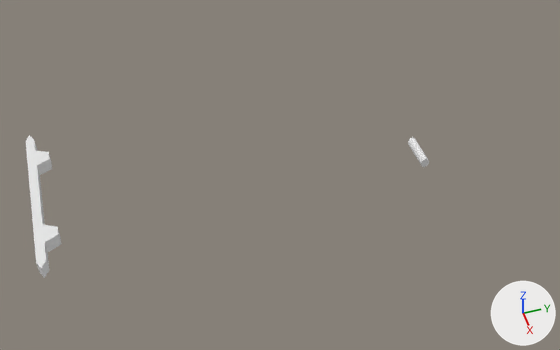
A saved change to the Blender file Models/Vehicles/Land/Willys/Willys.blend.
Both versions are drawn from a 50 mm camera at (22.9, -11.2, 20.0) aimed at (0.3, -4.6, -2.5). Arrows for +X, +Y and +Z are at lower right; the lights stay in place.

The scene before the commit, as lines of its bpy script (objects in view):
```python
me_cube_001 = bpy.data.meshes.new('Cube.001')
me_cube_001.from_pydata(...)  # 62 vertices, 60 faces; spans x -1.35..1.39, y -1.0..3.94, z -1.0..1.0
me_cylinder = bpy.data.meshes.new('Cylinder')
me_cylinder.from_pydata(...)  # a 32-sided cylinder along z spanning x -1.0..1.0, y -1.0..1.0, z -1.0..1.0
ob_cube = bpy.data.objects.new('Cube', me_cube_001)
ob_cube.location = (0.01, -14.31, -1.47)
ob_cube.scale = (2.72, 0.175, 0.275)
ob_cylinder = bpy.data.objects.new('Cylinder', me_cylinder)
ob_cylinder.parent = ob_jeepwillys
ob_cylinder.matrix_parent_inverse = Matrix(((1.0, 0.0, 0.0, -0.0469), (0.0, 1.0, 0.0, 0.0), (0.0, 0.0, 1.0, 0.0333), (0.0, 0.0, 0.0, 1.0)))
ob_cylinder.location = (0.967, 1.337, -2.115)
ob_cylinder.rotation_euler = (-0.0000365, -1.574, 0.0000363)  # degrees (0, -90, 0)
ob_cylinder.scale = (0.23, 0.174, 0.713)
```
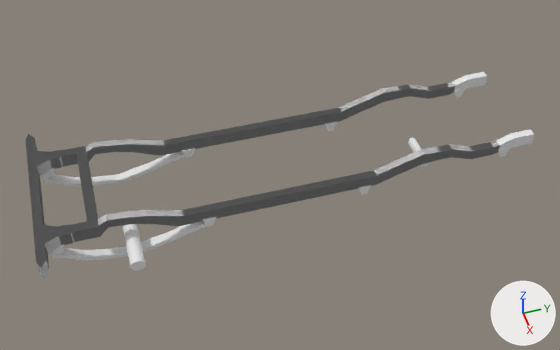
Changed parts and their boxes (x1, y1, x2, y2) in the pictures (560 x 350 px):
'Frame', added: after (25, 72, 534, 278)
'Cube', deleted: before (26, 135, 61, 278)
'Cylinder.001', added: after (123, 224, 146, 271)

The change in detail:
Mesh me_cube_001_1 is new.
It has 1208 vertices, 1164 faces and spans x -1.4..1.4, y -1.0..115.1, z -6.3..1.8.
Object 'Cube' (ob_cube) is deleted.
Object 'Frame' (ob_frame) is new; it shows me_cube_001_1.
Its parent is ob_jeepwillys.
Its matrix parent inverse is Matrix(((1.0, 0.0, 0.0, -0.0469), (0.0, 1.0, 0.0, 0.0), (0.0, 0.0, 1.0, 0.0333), (0.0, 0.0, 0.0, 1.0))).
Its location is (0.00881, -14.31, -1.465).
Its scale is (2.72, 0.175, 0.275).
Object 'Cylinder.001' (ob_cylinder_001) is new; it shows a copy of the mesh of ob_cylinder.
Its location is (2.74, -11.05, -2.22).
Its rotation in degrees is (0, 90, 0).
Its scale is (0.25, 0.284, 1.0).
